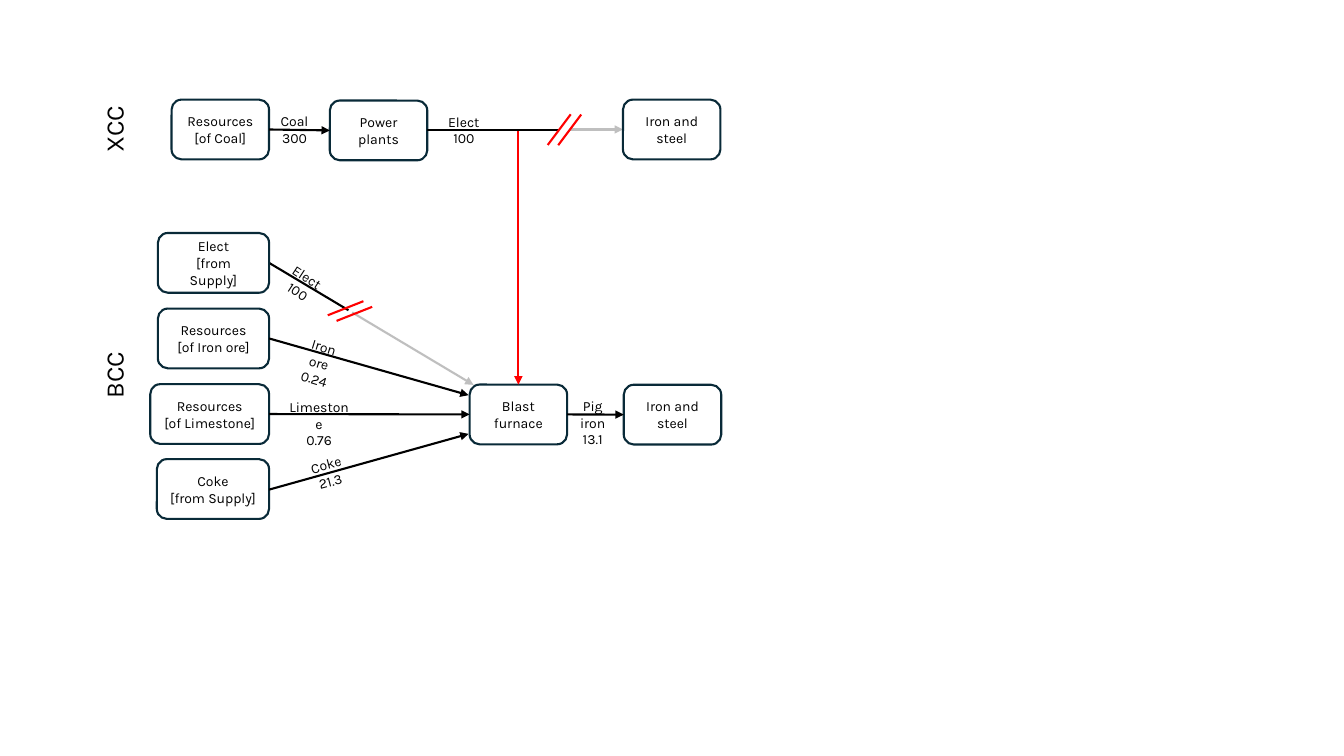
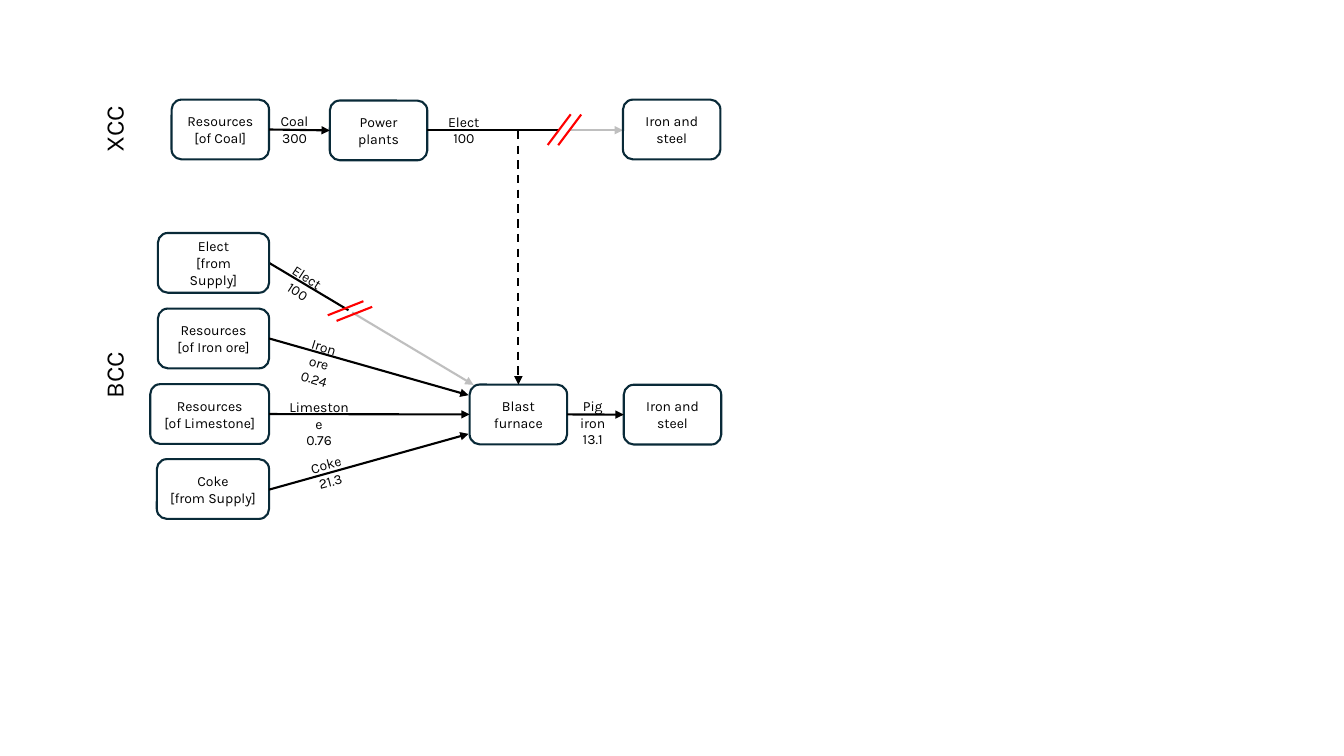
Before and after one commit to MatthewHeun/MaterialExergyPaper2025, a slide deck: slide 1 of images/BXCC_figs.pptx. Drawn at 1344x756 pixels with LibreOffice and Linux fonts; fonts in the diff are those of the drawing. Boxes give left, top, right and bottom in pixels: in the first picture for what was removed or moved away, otherwise in the second. Text is boxed around its words. In the diff, an @@ line names an element or a change of style, - is before the commit and + after.

```diff
--- a/images/BXCC_figs.pptx
+++ b/images/BXCC_figs.pptx
@@ arrow (518, 131) - (518, 385): stroke #FF0000 1.5 pt to #000000 1.5 pt dashed @@
```
Also in this commit, not shown: 2 other files.
